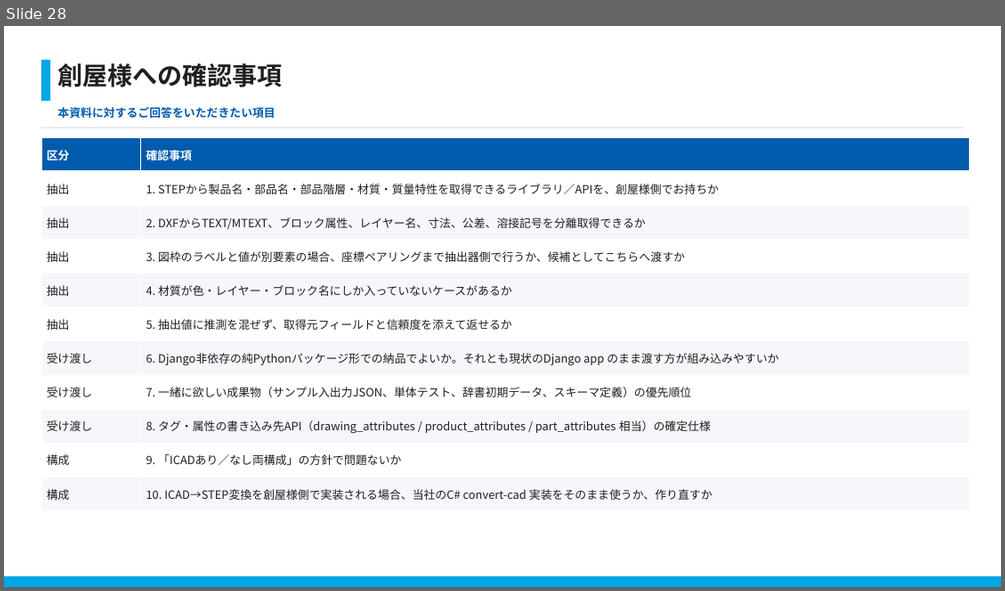
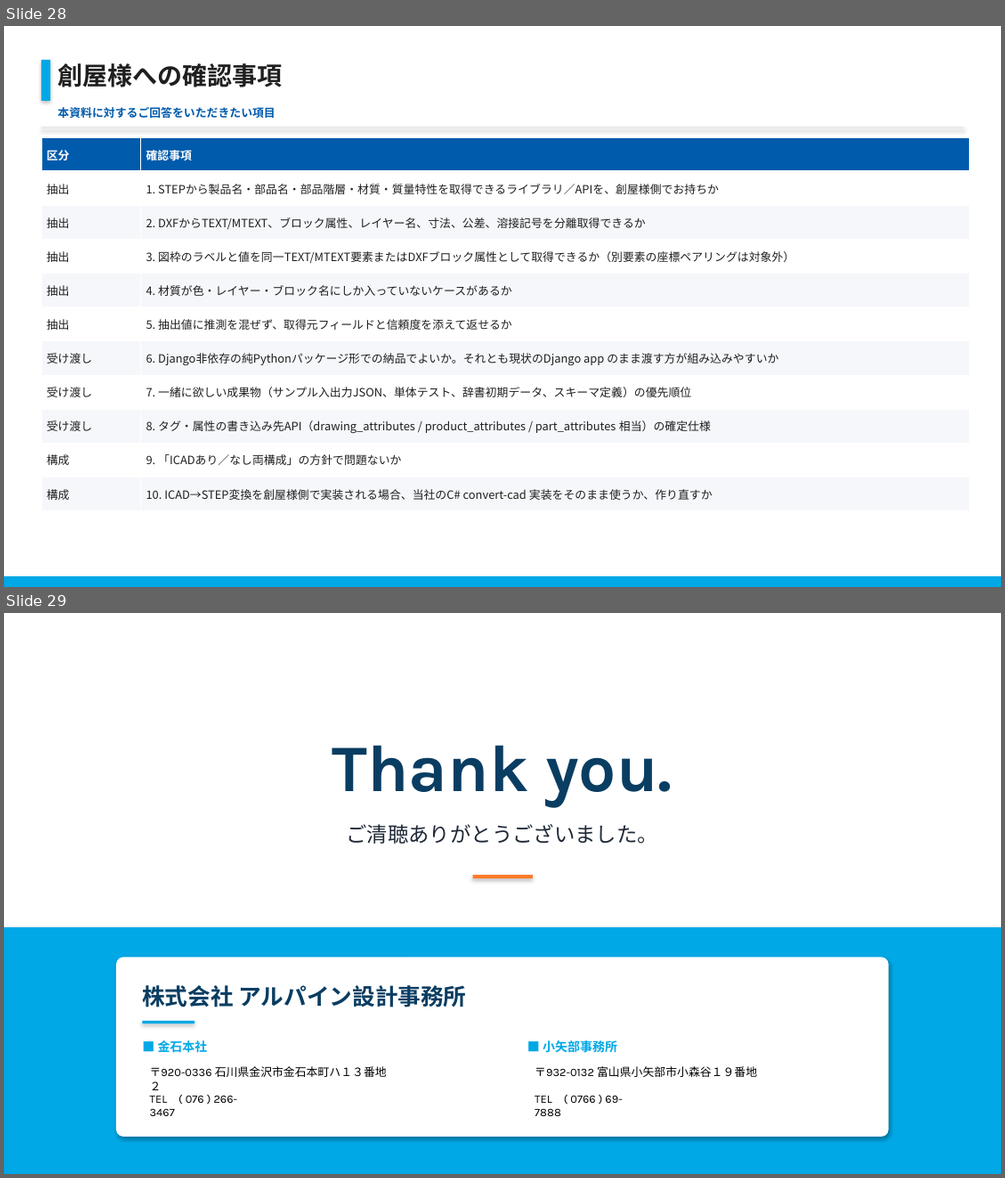
Before and after one commit to s-alp/knowledge_system, a slide deck: output/pptx/20260728_ナレッジシステム_タグ属性抽出_創屋様向けご説明_r1.pptx. Shown one above the other, each under a label of ours: slide 28 before the commit, slides 28 and 29 after it. The pictures are 1005x591 and 1005x1178 pixels, drawn with LibreOffice and Linux fonts; fonts in the diff are those of the drawing; background and template pictures are left out. Boxes give left, top, right and bottom in pixels: in the first picture for what was removed or moved away, otherwise in the second. Text is boxed around its words. In the diff, an @@ line names an element or a change of style, - is before the commit and + after.

Commit message:
図枠の座標ペアリング方針を明確化

```diff
--- a/output/pptx/20260728_ナレッジシステム_タグ属性抽出_創屋様向けご説明_r1.pptx
+++ b/output/pptx/20260728_ナレッジシステム_タグ属性抽出_創屋様向けご説明_r1.pptx
@@ slide 29 added at <box>4,613,1001,1174</box>, background #FFFFFF @@
@@ text added at <box>332,745,672,807</box>, 64 pt, text #0A3D62, bold @@
+Thank you.
@@ text added at <box>346,824,658,844</box>, 20 pt, text #1F2937 @@
+ご清聴ありがとうございました。
@@ rectangle added at <box>473,875,533,878</box>, fill #FF7A29 @@
@@ rectangle added at <box>4,927,1001,1174</box>, fill #00A8E6 @@
@@ rounded rectangle added at <box>116,957,889,1136</box>, fill #FFFFFF @@
@@ text added at <box>142,985,467,1007</box>, 22 pt, text #0A3D62, bold @@
+株式会社 アルパイン設計事務所
@@ rectangle added at <box>142,1021,194,1023</box>, fill #00A8E6 @@
@@ text added at <box>150,1066,387,1077</box>, 11 pt, text #000000 @@
+〒920-0336 石川県金沢市金石本町ハ１３番地２
@@ text added at <box>158,1040,208,1053</box>, 12 pt, text #00A8E6, bold @@
+■ 金石本社
@@ text added at <box>534,1066,757,1077</box>, 11 pt, text #000000 @@
+〒932-0132 富山県小矢部市小森谷１９番地
@@ text added at <box>542,1040,617,1053</box>, 12 pt, text #00A8E6, bold @@
+■ 小矢部事務所
@@ text added at <box>150,1094,238,1116</box>, 11 pt, text #000000 @@
+TEL ( 076 ) 266-3467
@@ text added at <box>534,1095,622,1116</box>, 11 pt, text #000000 @@
+TEL ( 0766 ) 69-7888
@@ slide 28 changed as well @@
@@ rectangle at <box>41,60,50,101</box>: shadow on @@
@@ rectangle at <box>41,127,963,128</box>: shadow on @@
@@ table at <box>41,137,970,510</box> @@
-row 4, column 2: 3. 図枠のラベルと値が別要素の場合、座標ペアリングまで抽出器側で行うか、候補としてこちらへ渡すか
+row 4, column 2: 3. 図枠のラベルと値を同一TEXT/MTEXT要素またはDXFブロック属性として取得できるか（別要素の座標ペアリングは対象外）
```
Also in this commit, not shown: 27 other slides changed, 1 slide removed, 9 other files.
